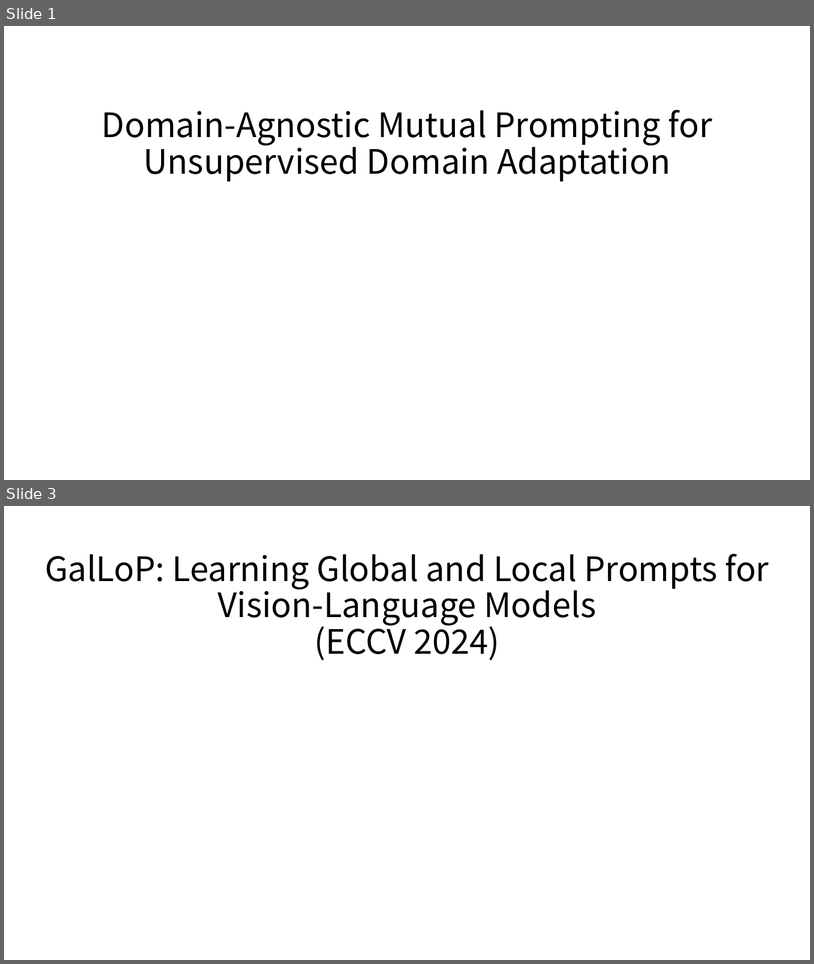
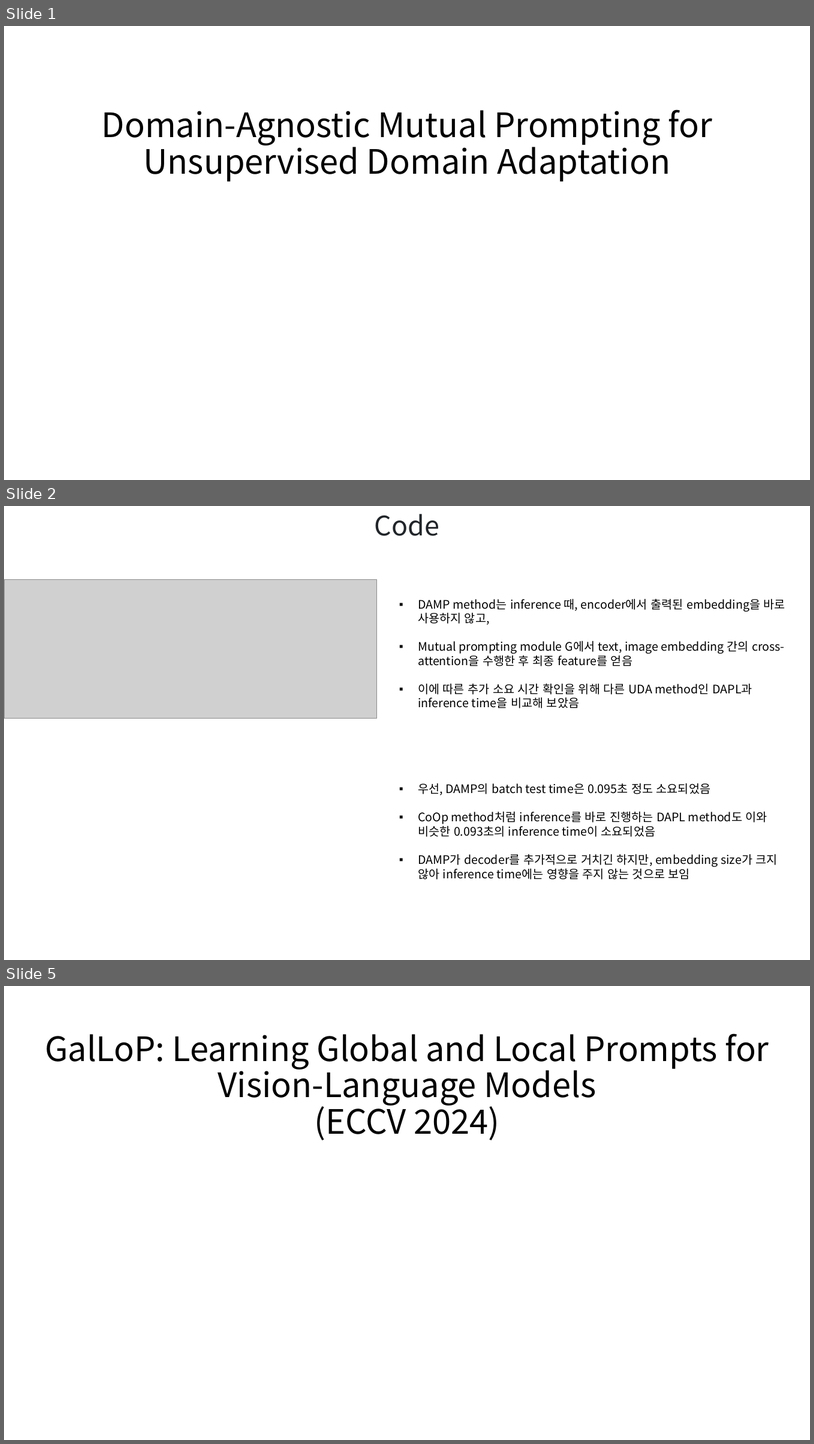
Before and after one commit to hbcho03/cvpr, a slide deck: CVPR/논문/DA(ECCV) PPT.pptx. Shown one above the other, each under a label of ours: slides 1 and 3 before the commit, slides 1, 2 and 5 after it; the slides between them are not shown. The pictures are 814x964 and 814x1444 pixels, drawn with LibreOffice and Linux fonts; fonts in the diff are those of the drawing; grey boxes stand for pictures. Boxes give left, top, right and bottom in pixels: in the first picture for what was removed or moved away, otherwise in the second. Text is boxed around its words. In the diff, an @@ line names an element or a change of style, - is before the commit and + after.

```diff
--- a/CVPR/논문/DA(ECCV) PPT.pptx
+++ b/CVPR/논문/DA(ECCV) PPT.pptx
@@ slide 2 added at (x1=4, y1=506, x2=810, y2=960), background #FFFFFF @@
@@ text added at (x1=375, y1=514, x2=440, y2=536), 32 pt, text #212529 @@
+Code
@@ picture added at (x1=4, y1=580, x2=377, y2=718) @@
@@ text added at (x1=418, y1=598, x2=786, y2=708), 14 pt, text #000000 @@
+▪ DAMP method는 inference 때, encoder에서 출력된 embedding을 바로 사용하지 않고,
+▪ Mutual prompting module G에서 text, image embedding 간의 cross-attention을 수행한 후 최종 feature를 얻음
+▪ 이에 따른 추가 소요 시간 확인을 위해 다른 UDA method인 DAPL과 inference time을 비교해 보았음
@@ text added at (x1=418, y1=783, x2=778, y2=879), 14 pt, text #000000 @@
+▪ 우선, DAMP의 batch test time은 0.095초 정도 소요되었음
+▪ CoOp method처럼 inference를 바로 진행하는 DAPL method도 이와 비슷한 0.093초의 inference time이 소요되었음
+▪ DAMP가 decoder를 추가적으로 거치긴 하지만, embedding size가 크지 않아 inference time에는 영향을 주지 않는 것으로 보임
@@ what was slide 3 is now slide 5 @@
```
Also in this commit, not shown: 2 slides changed, 2 other slides added, 1 slide removed, 1 other file.
